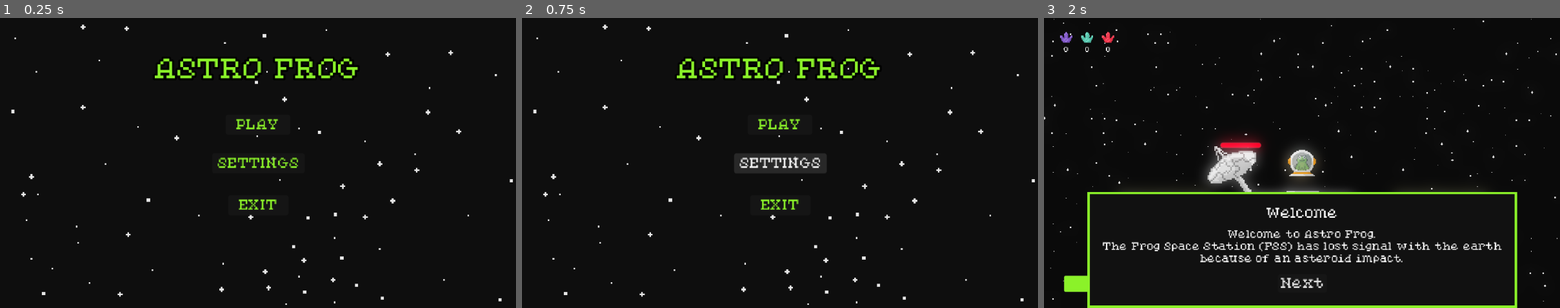
Above: before the commit, frames 1-3 (left to right).
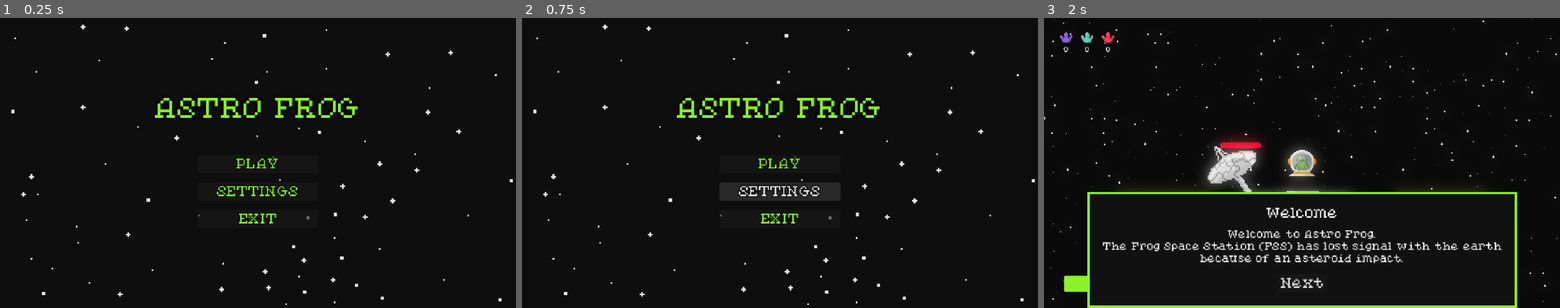
Above: after the commit, the same moments.

Repository: AnejMajnik/astrofrog
Game: Godot game, scene res://scenes/main_menu.tscn
The game is run twice, just before and just after one commit, with the same random seed, the same clock (stepped at 60 frames per second) and the same inputs. Sound files missing from this copy of the repository are replaced by a short silence.
Inputs:
- Up to frame 1 (0.25 s): no input
- Up to frame 2 (0.75 s): click "SETTINGS" at 0.5 s
- Up to frame 3 (2 s): click "PLAY" at 1.25 s

The runs differ from the first frame. In frame 1, 3.5% of the frame differs, in the area x 30-70%, y 13-71%; in frame 2, 4.3%; in frame 3, nothing differs.

Commit message:
Made menus more consistent

Diff:
--- a/scenes/end_screen.tscn
+++ b/scenes/end_screen.tscn
@@ -25,16 +25,24 @@
 texture = ExtResource("2_6e1uj")
 stretch_mode = 1
 
-[node name="StatusLabel" type="Label" parent="Control" unique_id=336102094]
+[node name="VBoxContainer" type="VBoxContainer" parent="Control" unique_id=1100552970]
 layout_mode = 1
-anchors_preset = 5
+anchors_preset = 8
 anchor_left = 0.5
+anchor_top = 0.5
 anchor_right = 0.5
-offset_left = -92.5
-offset_top = 50.0
-offset_right = 92.5
-offset_bottom = 79.0
+anchor_bottom = 0.5
+offset_left = -99.5
+offset_top = -50.5
+offset_right = 99.5
+offset_bottom = 50.5
 grow_horizontal = 2
+grow_vertical = 2
+theme_override_constants/separation = 11
+alignment = 1
+
+[node name="StatusLabel" type="Label" parent="Control/VBoxContainer" unique_id=336102094]
+layout_mode = 2
 theme_override_colors/font_color = Color(0.54901963, 0.9529412, 0.16470589, 1)
 theme_override_colors/font_outline_color = Color(0, 0, 0, 1)
 theme_override_constants/outline_size = 10
@@ -42,39 +50,29 @@
 text = "YOU LOST"
 horizontal_alignment = 1
 
-[node name="Restart" type="Button" parent="Control" unique_id=576801529]
-layout_mode = 1
-anchors_preset = 8
-anchor_left = 0.5
-anchor_top = 0.5
-anchor_right = 0.5
-anchor_bottom = 0.5
-offset_left = -57.5
-offset_top = -40.0
-offset_right = 57.5
-offset_bottom = -15.0
-grow_horizontal = 2
-grow_vertical = 2
+[node name="Spacer" type="Control" parent="Control/VBoxContainer" unique_id=1606106695]
+custom_minimum_size = Vector2(0, 20)
+layout_mode = 2
+
+[node name="Restart" type="Button" parent="Control/VBoxContainer" unique_id=576801529]
+custom_minimum_size = Vector2(150, 0)
+custom_maximum_size = Vector2(150, -1)
+layout_mode = 2
+size_flags_horizontal = 4
 theme_override_colors/font_color = Color(0.54901963, 0.9529412, 0.16470589, 1)
+theme_override_constants/outline_size = 4
 text = "RESTART"
 
-[node name="MainMenu" type="Button" parent="Control" unique_id=542637489]
-layout_mode = 1
-anchors_preset = 8
-anchor_left = 0.5
-anchor_top = 0.5
-anchor_right = 0.5
-anchor_bottom = 0.5
-offset_left = -67.5
-offset_top = -0.5
-offset_right = 67.5
-offset_bottom = 44.5
-grow_horizontal = 2
-grow_vertical = 2
+[node name="MainMenu" type="Button" parent="Control/VBoxContainer" unique_id=542637489]
+custom_minimum_size = Vector2(150, 0)
+custom_maximum_size = Vector2(150, -1)
+layout_mode = 2
+size_flags_horizontal = 4
 theme_override_colors/font_color = Color(0.54901963, 0.9529412, 0.16470589, 1)
+theme_override_constants/outline_size = 4
 theme_override_constants/line_spacing = 3
 text = "EXIT TO
 MAIN MENU"
 
-[connection signal="pressed" from="Control/Restart" to="." method="_on_restart_pressed"]
-[connection signal="pressed" from="Control/MainMenu" to="." method="_on_main_menu_pressed"]
+[connection signal="pressed" from="Control/VBoxContainer/Restart" to="." method="_on_restart_pressed"]
+[connection signal="pressed" from="Control/VBoxContainer/MainMenu" to="." method="_on_main_menu_pressed"]
--- a/scenes/main_menu.tscn
+++ b/scenes/main_menu.tscn
@@ -25,70 +25,61 @@
 texture = ExtResource("2_ekxnf")
 stretch_mode = 1
 
-[node name="Title" type="Label" parent="Control" unique_id=1236953985]
+[node name="VBoxContainer" type="VBoxContainer" parent="Control" unique_id=935893103]
 layout_mode = 1
-anchors_preset = 5
+anchors_preset = 8
 anchor_left = 0.5
+anchor_top = 0.5
 anchor_right = 0.5
-offset_left = -114.0
-offset_top = 50.0
-offset_right = 114.0
-offset_bottom = 79.0
+anchor_bottom = 0.5
+offset_left = -128.0
+offset_top = -55.0
+offset_right = 128.0
+offset_bottom = 55.0
 grow_horizontal = 2
+grow_vertical = 2
+theme_override_constants/separation = 11
+alignment = 1
+
+[node name="Title" type="Label" parent="Control/VBoxContainer" unique_id=1236953985]
+layout_mode = 2
 theme_override_colors/font_color = Color(0.54901963, 0.9529412, 0.16470589, 1)
 theme_override_colors/font_outline_color = Color(0, 0, 0, 1)
 theme_override_constants/outline_size = 10
 theme_override_font_sizes/font_size = 32
 text = "ASTRO FROG"
 
-[node name="Play" type="Button" parent="Control" unique_id=1785979854]
-layout_mode = 1
-anchors_preset = 8
-anchor_left = 0.5
-anchor_top = 0.5
-anchor_right = 0.5
-anchor_bottom = 0.5
-offset_left = -40.0
-offset_top = -60.0
-offset_right = 40.0
-offset_bottom = -35.0
-grow_horizontal = 2
-grow_vertical = 2
+[node name="Control" type="Control" parent="Control/VBoxContainer" unique_id=2104190932]
+custom_minimum_size = Vector2(0, 20)
+layout_mode = 2
+
+[node name="Play" type="Button" parent="Control/VBoxContainer" unique_id=1785979854]
+custom_minimum_size = Vector2(150, 0)
+custom_maximum_size = Vector2(150, -1)
+layout_mode = 2
+size_flags_horizontal = 4
 theme_override_colors/font_color = Color(0.54901963, 0.9529412, 0.16470589, 1)
+theme_override_constants/outline_size = 4
 text = "PLAY"
 
-[node name="Settings" type="Button" parent="Control" unique_id=2087344236]
-layout_mode = 1
-anchors_preset = 8
-anchor_left = 0.5
-anchor_top = 0.5
-anchor_right = 0.5
-anchor_bottom = 0.5
-offset_left = -57.5
-offset_top = -12.5
-offset_right = 57.5
-offset_bottom = 12.5
-grow_horizontal = 2
-grow_vertical = 2
+[node name="Settings" type="Button" parent="Control/VBoxContainer" unique_id=2087344236]
+custom_minimum_size = Vector2(150, 0)
+custom_maximum_size = Vector2(150, -1)
+layout_mode = 2
+size_flags_horizontal = 4
 theme_override_colors/font_color = Color(0.54901963, 0.9529412, 0.16470589, 1)
+theme_override_constants/outline_size = 4
 text = "SETTINGS"
 
-[node name="Exit" type="Button" parent="Control" unique_id=1703425928]
-layout_mode = 1
-anchors_preset = 8
-anchor_left = 0.5
-anchor_top = 0.5
-anchor_right = 0.5
-anchor_bottom = 0.5
-offset_left = -37.5
-offset_top = 40.0
-offset_right = 37.5
-offset_bottom = 65.0
-grow_horizontal = 2
-grow_vertical = 2
+[node name="Exit" type="Button" parent="Control/VBoxContainer" unique_id=1703425928]
+custom_minimum_size = Vector2(150, 0)
+custom_maximum_size = Vector2(150, -1)
+layout_mode = 2
+size_flags_horizontal = 4
 theme_override_colors/font_color = Color(0.54901963, 0.9529412, 0.16470589, 1)
+theme_override_constants/outline_size = 4
 text = "EXIT"
 
-[connection signal="pressed" from="Control/Play" to="." method="_on_play_pressed"]
-[connection signal="pressed" from="Control/Settings" to="." method="_on_settings_pressed"]
-[connection signal="pressed" from="Control/Exit" to="." method="_on_exit_pressed"]
+[connection signal="pressed" from="Control/VBoxContainer/Play" to="." method="_on_play_pressed"]
+[connection signal="pressed" from="Control/VBoxContainer/Settings" to="." method="_on_settings_pressed"]
+[connection signal="pressed" from="Control/VBoxContainer/Exit" to="." method="_on_exit_pressed"]
--- a/scenes/pause_menu.tscn
+++ b/scenes/pause_menu.tscn
@@ -2,8 +2,6 @@
 
 [ext_resource type="Script" uid="uid://b8snqhhew6jjd" path="res://scripts/pause_menu.gd" id="1_myx47"]
 [ext_resource type="Texture2D" uid="uid://i5e5lr0sv5p5" path="res://assets/menu_bg.png" id="1_n87rw"]
-
-[sub_resource type="StyleBoxEmpty" id="StyleBoxEmpty_myx47"]
 
 [node name="Pause Menu" type="CanvasLayer" unique_id=133167598]
 process_mode = 3
@@ -29,35 +27,52 @@
 texture = ExtResource("1_n87rw")
 stretch_mode = 1
 
-[node name="PanelContainer" type="PanelContainer" parent="Control" unique_id=660469859]
-layout_mode = 0
-offset_left = 256.0
-offset_top = 151.0
-offset_right = 383.0
-offset_bottom = 208.0
-theme_override_styles/panel = SubResource("StyleBoxEmpty_myx47")
-
-[node name="CenterContainer" type="CenterContainer" parent="Control/PanelContainer" unique_id=23776748]
-layout_mode = 2
-
-[node name="VBoxContainer" type="VBoxContainer" parent="Control/PanelContainer/CenterContainer" unique_id=636967172]
-layout_mode = 2
+[node name="VBoxContainer" type="VBoxContainer" parent="Control" unique_id=636967172]
+layout_mode = 1
+anchors_preset = 8
+anchor_left = 0.5
+anchor_top = 0.5
+anchor_right = 0.5
+anchor_bottom = 0.5
+offset_left = -78.0
+offset_top = -50.0
+offset_right = 78.0
+offset_bottom = 68.0
+grow_horizontal = 2
+grow_vertical = 2
 theme_override_constants/separation = 11
 alignment = 1
 
-[node name="Resume" type="Button" parent="Control/PanelContainer/CenterContainer/VBoxContainer" unique_id=584952072]
+[node name="Label" type="Label" parent="Control/VBoxContainer" unique_id=864538631]
+layout_mode = 2
+theme_override_colors/font_color = Color(0.54901963, 0.9529412, 0.16470589, 1)
+theme_override_constants/outline_size = 10
+theme_override_font_sizes/font_size = 32
+text = "PAUSED"
+
+[node name="Spacer" type="Control" parent="Control/VBoxContainer" unique_id=1376025121]
+custom_minimum_size = Vector2(0, 10)
+layout_mode = 2
+
+[node name="Resume" type="Button" parent="Control/VBoxContainer" unique_id=584952072]
 unique_name_in_owner = true
+custom_minimum_size = Vector2(150, 0)
 custom_maximum_size = Vector2(200, -1)
 layout_mode = 2
+size_flags_horizontal = 4
 theme_override_colors/font_color = Color(0.54901963, 0.9529412, 0.16470589, 1)
+theme_override_constants/outline_size = 4
 text = "RESUME"
 
-[node name="Main Menu" type="Button" parent="Control/PanelContainer/CenterContainer/VBoxContainer" unique_id=1742896138]
+[node name="Main Menu" type="Button" parent="Control/VBoxContainer" unique_id=1742896138]
 unique_name_in_owner = true
+custom_minimum_size = Vector2(150, 0)
 custom_maximum_size = Vector2(200, -1)
 layout_mode = 2
+size_flags_horizontal = 4
 theme_override_colors/font_color = Color(0.54901963, 0.9529412, 0.16470589, 1)
+theme_override_constants/outline_size = 4
 text = "MAIN MENU"
 
-[connection signal="pressed" from="Control/PanelContainer/CenterContainer/VBoxContainer/Resume" to="." method="_on_resume_pressed"]
-[connection signal="pressed" from="Control/PanelContainer/CenterContainer/VBoxContainer/Main Menu" to="." method="_on_main_menu_pressed"]
+[connection signal="pressed" from="Control/VBoxContainer/Resume" to="." method="_on_resume_pressed"]
+[connection signal="pressed" from="Control/VBoxContainer/Main Menu" to="." method="_on_main_menu_pressed"]
